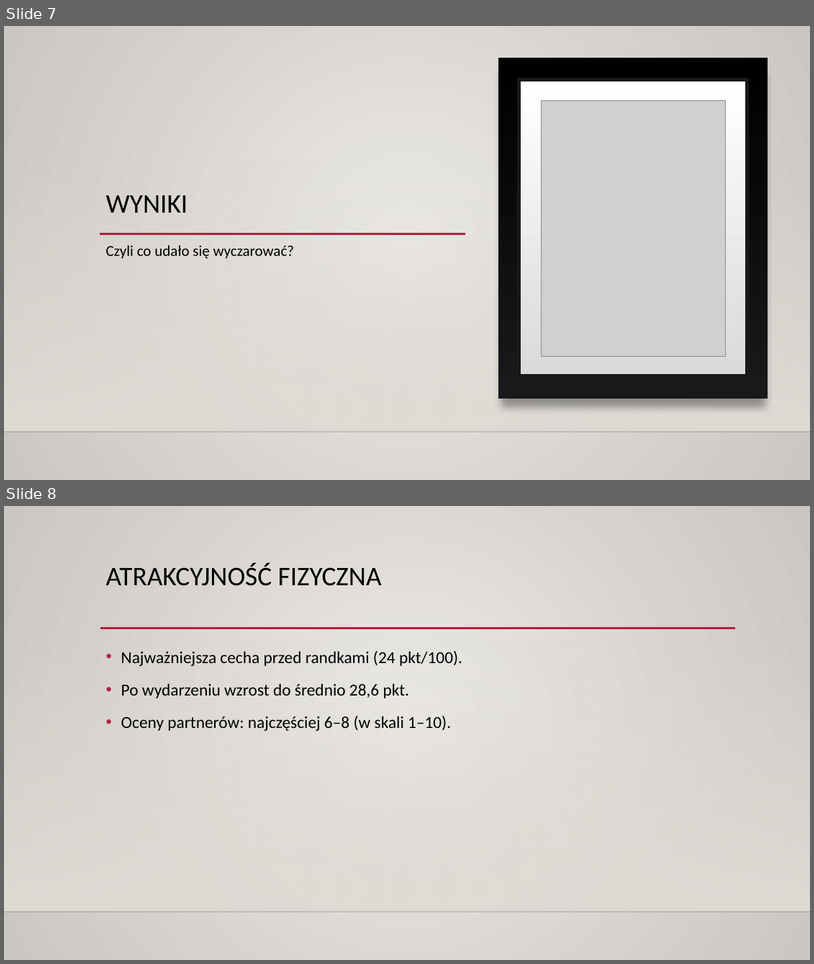
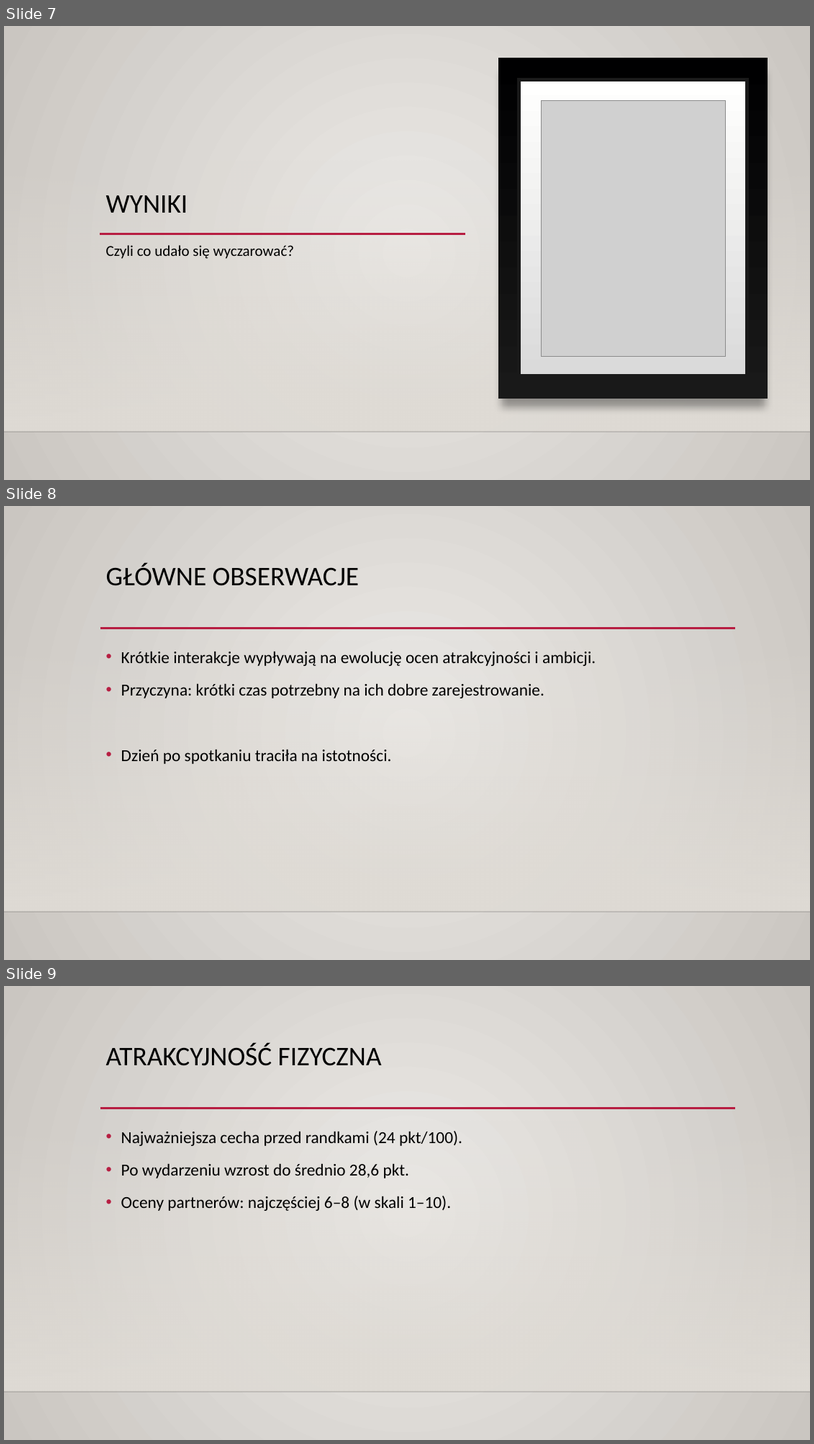
Before and after one commit to JakubBron/ed, a slide deck: Prezentacja.pptx. Shown one above the other, each under a label of ours: slides 7 and 8 before the commit, slides 7, 8 and 9 after it. The pictures are 814x964 and 814x1444 pixels, drawn with LibreOffice and Linux fonts; fonts in the diff are those of the drawing; grey boxes stand for pictures; background and template pictures are left out. Boxes give left, top, right and bottom in pixels: in the first picture for what was removed or moved away, otherwise in the second. Text is boxed around its words. In the diff, an @@ line names an element or a change of style, - is before the commit and + after.

```diff
--- a/Prezentacja.pptx
+++ b/Prezentacja.pptx
@@ slide 8 added at [4,506,810,960], background gradient #ECEAE7 to #CAC7C1; not listed: 3 template elements that a slide beside it also shows @@
@@ title added at [106,563,359,586], 32 pt, text #000000 @@
+GŁÓWNE OBSERWACJE
@@ text added at [121,651,596,764], 20 pt, text #000000 @@
+• Krótkie interakcje wypływają na ewolucję ocen atrakcyjności i ambicji.
+• Przyczyna: krótki czas potrzebny na ich dobre zarejestrowanie.
+• Dzień po spotkaniu traciła na istotności.
@@ what was slide 8 is now slide 9 @@
```
Also in this commit, not shown: 4 slides changed, 1 other slide added, 3 other files.
